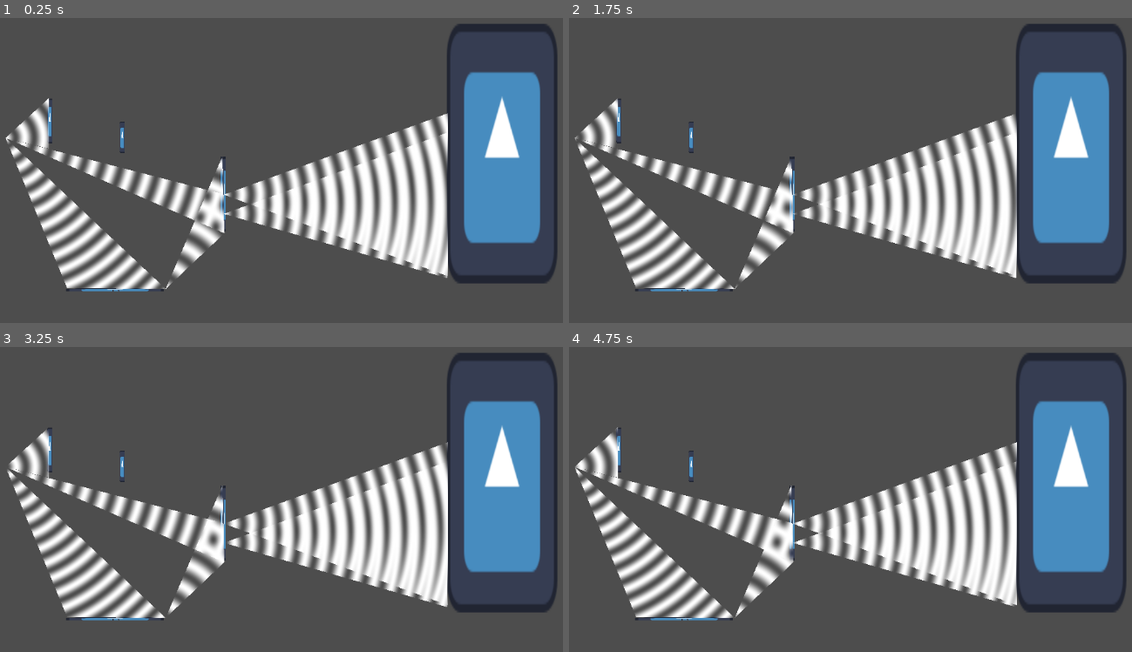
Above: before the commit, frames 1-4 (two rows, left to right).
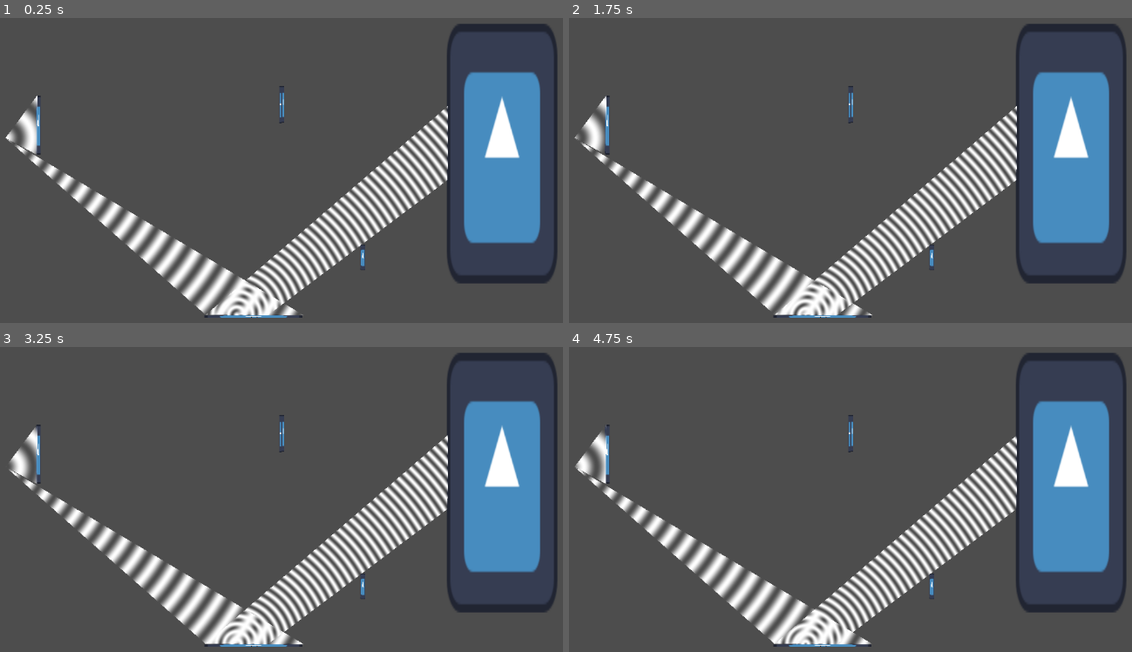
Above: after the commit, the same moments.

Repository: pancholope321/Wave-Mage
Game: Godot game, scene res://Scenes/fightScene.tscn
Same seed, same stepped clock (60 frames per second), same inputs: the game is played once before the commit and once after it. The project has no main scene, so this scene is started directly. The engine's default icon, where the game draws it, is replaced by a stand-in: a white triangle on a blue panel in a dark square.
Inputs:
- Up to frame 1 (0.25 s): no input
- Up to frame 2 (1.75 s): no input
- Up to frame 3 (3.25 s): no input
- Up to frame 4 (4.75 s): no input

The runs differ from the first frame. In frame 1, 22% of the frame differs, in the area x 0-80%, y 22-99%; in frame 2, 22%; in frame 3, 22%; in frame 4, 22%, in the area x 1-80%, y 22-99%.

Commit message:
somefixes

Diff:
--- a/Scenes/fightScene.tscn
+++ b/Scenes/fightScene.tscn
@@ -20,45 +20,45 @@
 position = Vector2(929, 559)
 
 [node name="duplicatePoint1" type="Node2D" parent="."]
-position = Vector2(557, 357)
+position = Vector2(654, 240)
 
 [node name="Sprite2D" type="Sprite2D" parent="duplicatePoint1"]
-position = Vector2(-1.25, 63)
-scale = Vector2(0.0351563, 0.96875)
+position = Vector2(-0.999992, 32)
+scale = Vector2(0.0312499, 0.484375)
 texture = ExtResource("1_d1vt0")
 
 [node name="Sprite2D2" type="Sprite2D" parent="duplicatePoint1"]
-position = Vector2(3.25, 63)
-scale = Vector2(0.0351563, 0.96875)
+position = Vector2(3.25, 31.5)
+scale = Vector2(0.0351563, 0.476563)
 texture = ExtResource("1_d1vt0")
 
 [node name="duplicatePoint2" type="Node2D" parent="duplicatePoint1"]
-position = Vector2(3, 128)
+position = Vector2(1, 64)
 
 [node name="wallPoint3" type="Node2D" parent="."]
-position = Vector2(390, 299)
+position = Vector2(251, 256)
 
 [node name="Sprite2D" type="Sprite2D" parent="wallPoint3"]
-position = Vector2(1.25001, 27)
-scale = Vector2(0.0664061, 0.40625)
+position = Vector2(1.25001, 50)
+scale = Vector2(0.0664061, 0.765625)
 texture = ExtResource("1_d1vt0")
 
 [node name="wallPoint4" type="Node2D" parent="wallPoint3"]
-position = Vector2(-1, 60)
+position = Vector2(-1, 99)
 
 [node name="wallPoint5" type="Node2D" parent="."]
-position = Vector2(270, 261)
+position = Vector2(788, 503)
 
 [node name="Sprite2D" type="Sprite2D" parent="wallPoint5"]
-position = Vector2(1.25001, 38)
-scale = Vector2(0.0664061, 0.578125)
+position = Vector2(1.25001, 22)
+scale = Vector2(0.0664061, 0.328125)
 texture = ExtResource("1_d1vt0")
 
 [node name="wallPoint6" type="Node2D" parent="wallPoint5"]
-position = Vector2(0, 84)
+position = Vector2(0, 44)
 
 [node name="mirrorPoint1" type="Node2D" parent="."]
-position = Vector2(300, 576)
+position = Vector2(529, 620)
 
 [node name="Sprite2D" type="Sprite2D" parent="mirrorPoint1"]
 position = Vector2(79.25, 3.00001)
--- a/Scripts/Game/wave_controller.gd
+++ b/Scripts/Game/wave_controller.gd
@@ -126,51 +126,82 @@
 
 
 func paint_ordered_walls_square(order):
-	var currentStructures=[]
-	var activePower={"distance"=99999999}
-	var currentLines=[]
+	var currentStructures = []
+	var activePower = {"distance": 99999999, "id":-1}
+	var currentLines = []
+	print("this is the order: ",order)
+	# Sort order by distance first to ensure proper processing
 	for element in order:
-		if element["currentPos"]=="startPos":
+		if element["currentPos"] == "startPos":
 			currentStructures.append(element)
-			if element.distance<activePower.distance:
+			if element.distance < activePower.distance:
+				# If there was an active power, create an intermediate end point for it
 				if activePower.has("position"):
-					var newElements=order.filter(func(x): return x.id == activePower.id)
-					var nepos1=newElements[0].position
-					var nepos2=newElements[1].position
-					var neposang1=newElements[0].angle
-					var neposang2=newElements[1].angle
-					var newElementPosition=nepos2+(nepos1-nepos2)*(neposang2-element["angle"])/(neposang2-neposang1)
-					var newdict=activePower.duplicate()
-					newdict.position=newElementPosition
-					newdict.currentPos="endPos"
-					linesDrawn.append(newdict)
-					currentLines.append(newdict)
-				activePower=element
+					var newElements = order.filter(func(x): return x.id == activePower.id)
+					if newElements.size() >= 2:
+						var nepos1 = newElements[0].position
+						var nepos2 = newElements[1].position
+						var dir1=nepos1-nepos2
+						var neposang1 = newElements[0].angle
+						var neposang2 = newElements[1].angle
+						# Use the current element's start_position instead of assuming ray source
+						var ray_source_pos = element["start_position"]
+						#var rayDirection=Vector2(cos(element.angle),sin(element.angle))
+						var rayDirection=element.start_position-element.position
+						var newElementPosition=instersection_pos_dir_pos_dir(ray_source_pos,rayDirection,nepos1,dir1)
+						print("newElementPosition: ",newElementPosition)
+						var newdict = activePower.duplicate()
+						newdict.position = newElementPosition
+						newdict.currentPos = "endPos"
+						newdict.start_position = ray_source_pos  # Use the current element's start position
+						linesDrawn.append(newdict)
+						currentLines.append(newdict)
+				activePower = element
 				linesDrawn.append(element)
 				currentLines.append(element)
 			else:
 				continue
-		elif element["currentPos"]=="endPos":
+
+		elif element["currentPos"] == "endPos":
 			currentStructures = currentStructures.filter(func(x): return x.id != element.id)
-			if activePower.id==element.id:
+
+			if activePower.id == element.id:
 				linesDrawn.append(element)
 				currentLines.append(element)
-				if currentStructures.size()>0:
+
+				if currentStructures.size() > 0:
 					currentStructures.sort_custom(sort_by_distance)
-					activePower=currentStructures[0]
-					var newElements=order.filter(func(x): return x.id == activePower.id)
-					var nepos1=newElements[0].position
-					var nepos2=newElements[1].position
-					var neposang1=newElements[0].angle
-					var neposang2=newElements[1].angle
-					var newElementPosition=nepos2+(nepos1-nepos2)*(neposang2-element["angle"])/(neposang2-neposang1)
-					var newdict=activePower.duplicate()
-					newdict.position=newElementPosition
-					linesDrawn.append(newdict)
-					currentLines.append(newdict)
+					activePower = currentStructures[0]
+
+					var newElements = order.filter(func(x): return x.id == activePower.id)
+					if newElements.size() >= 2:
+						var nepos1 = newElements[0].position
+						var nepos2 = newElements[1].position
+						var dir1=nepos1-nepos2
+						var neposang1 = newElements[0].angle
+						var neposang2 = newElements[1].angle
+						# Use the current element's start_position instead of assuming ray source
+						var ray_source_pos = element["start_position"]
+						#var rayDirection=Vector2(cos(element.angle),sin(element.angle))
+						var rayDirection=ray_source_pos-element.position
+						var newElementPosition=instersection_pos_dir_pos_dir(ray_source_pos,rayDirection,nepos1,dir1)
+						print("nepos1: ",nepos1)
+						print("dir1: ",dir1)
+						print("ray_source_pos: ",ray_source_pos)
+						print("rayDirection: ",rayDirection)
+						print("newElementPosition: ",newElementPosition)
+						print("newElements: ",newElements)
+						print("element: ",element)
+						var newdict = activePower.duplicate()
+						newdict.position = newElementPosition
+						newdict.currentPos = "endPos"
+						newdict.start_position = ray_source_pos  # Use the current element's start position
+						linesDrawn.append(newdict)
+						currentLines.append(newdict)
 				else:
-					activePower={"distance"=99999999}
-	print("currentLines: ",currentLines)
+					activePower = {"distance": 99999999,"id":-1}
+
+	print("currentLines: ", currentLines)
 	setupWavesSquare(currentLines)
 	return currentLines
 
@@ -551,8 +582,227 @@
 		push_error("JSON Parse Error: " + json.get_error_message() + " at line " + str(json.get_error_line()))
 		return null
 	return json.data
+enum betweenDirectionsCase {
+	top,
+	bottom,
+	both_toaching,
+	center,
+	none
+	}
 
 func get_structures_between_directions(start, angle_ray_1, end, angle_ray_2, damage):
+	var start_wave_position = start["position"]
+	var end_wave_position = end["position"]
+	var angle1 = angle_ray_1
+	var angle2 = angle_ray_2
+
+	var order = []
+
+	# Calculate ray directions
+	var ray1_dir = Vector2(cos(angle1), sin(angle1))
+	var ray2_dir = Vector2(cos(angle2), sin(angle2))
+	print("start: ",start)
+	print("ray1_dir ",ray1_dir)
+	print("structures: ", Structures)
+
+	for structure in Structures:
+		if structure.id == start.id:
+			continue
+		var struct_pos=structure.startPos
+		var ypos=start_wave_position.y+ray1_dir.y*(struct_pos.x-start_wave_position.x)/ray1_dir.x
+		var ypos2=end_wave_position.y+ray2_dir.y*(struct_pos.x-end_wave_position.x)/ray2_dir.x
+		var topypos=struct_pos.y>ypos
+		var topypos2=struct_pos.y>ypos2
+
+		var struct_end_pos=structure.endPos
+		var ypos_end=start_wave_position.y+ray1_dir.y*(struct_end_pos.x-start_wave_position.x)/ray1_dir.x
+		var ypos2_end=end_wave_position.y+ray2_dir.y*(struct_end_pos.x-end_wave_position.x)/ray2_dir.x
+		var topypos_end=struct_end_pos.y>ypos_end
+		var topypos2_end=struct_end_pos.y>ypos2_end
+		var crosses_ray1 = (struct_pos.y > ypos) != (struct_end_pos.y > ypos_end)
+		var crosses_ray2 = (struct_pos.y > ypos2) != (struct_end_pos.y > ypos2_end)
+
+		# Check if structure is between both rays (one side above both rays, other side below both rays)
+		var between_rays = (topypos!=topypos2_end)
+		var currentCase=betweenDirectionsCase.none
+		if (crosses_ray1 and crosses_ray2):
+			currentCase=betweenDirectionsCase.both_toaching
+		elif crosses_ray1:
+			currentCase=betweenDirectionsCase.top
+		elif crosses_ray2:
+			currentCase=betweenDirectionsCase.bottom
+		elif between_rays:
+			currentCase=betweenDirectionsCase.center
+		print("---------------------")
+		print("structure: ",structure)
+		print("ypos: ",ypos)
+		print("ypos2: ",ypos2)
+		print("topypos: ",topypos)
+		print("topypos2: ",topypos2)
+		print("ypos_end: ",ypos_end)
+		print("ypos2_end: ",ypos2_end)
+		print("topypos_end: ",topypos_end)
+		print("topypos2_end: ",topypos2_end)
+		print("crosses_ray1: ",crosses_ray1)
+		print("crosses_ray2: ",crosses_ray2)
+		print("between_rays: ",between_rays)
+		print("---------------------")
+		match currentCase:
+			betweenDirectionsCase.both_toaching:
+				var position_struct=Vector2(struct_pos.x,ypos)
+				var start_position=start_wave_position
+				var angle=angle_ray_1
+				var angle_degrees=rad_to_deg(angle)
+				var distance=start_position.distance_to(position_struct)+start.distance
+				var dictOrder = {
+					"start_position": start_position,
+					"position": position_struct,
+					"angle": angle,
+					"angle_degrees": angle_degrees,
+					"distance": distance,
+					"powerName": structure.get("powerName", "unknown"),
+					"currentPos": "startPos",
+					"id": structure["id"],
+					"damage": damage
+				}
+				order.append(dictOrder)
+				var position_struct2=Vector2(struct_end_pos.x,ypos2_end)
+				var start_position2=end_wave_position
+				var angle_2=angle_ray_2
+				var angle_degrees2=rad_to_deg(angle_2)
+				var distance2=start_position2.distance_to(position_struct2)+end.distance
+				var dictOrder2 = {
+					"start_position": start_position2,
+					"position": position_struct2,
+					"angle": angle_2,
+					"angle_degrees": angle_degrees2,
+					"distance": distance2,
+					"powerName": structure.get("powerName", "unknown"),
+					"currentPos": "endPos",
+					"id": structure["id"],
+					"damage": damage
+				}
+				order.append(dictOrder2)
+			betweenDirectionsCase.top:
+				print("topCase")
+				var position_struct=Vector2(struct_pos.x,ypos)
+				var start_position=start_wave_position
+				var angle=angle_ray_1
+				var angle_degrees=rad_to_deg(angle)
+				var distance=start_position.distance_to(position_struct)+start.distance
+				var dictOrder = {
+					"start_position": start_position,
+					"position": position_struct,
+					"angle": angle,
+					"angle_degrees": angle_degrees,
+					"distance": distance,
+					"powerName": structure.get("powerName", "unknown"),
+					"currentPos": "startPos",
+					"id": structure["id"],
+					"damage": damage
+				}
+				order.append(dictOrder)
+				var position_struct2=struct_end_pos
+				var alphaFactor=(struct_end_pos.y-ypos2_end)/(ypos-ypos2_end)
+				var start_position2=end_wave_position+alphaFactor*(start_wave_position-end_wave_position)
+				var angle_2=angle_ray_1+alphaFactor*(angle_ray_2-angle_ray_1)
+				var angle_degrees2=rad_to_deg(angle_2)
+				var distance2=start_position2.distance_to(position_struct2)+end.distance
+				var dictOrder2 = {
+					"start_position": start_position2,
+					"position": position_struct2,
+					"angle": angle_2,
+					"angle_degrees": angle_degrees2,
+					"distance": distance2,
+					"powerName": structure.get("powerName", "unknown"),
+					"currentPos": "endPos",
+					"id": structure["id"],
+					"damage": damage
+				}
+				order.append(dictOrder2)
+			betweenDirectionsCase.bottom:
+				var position_struct=struct_pos
+				var alphaFactor=(struct_pos.y-ypos2_end)/(ypos-ypos2_end)
+				var start_position=end_wave_position+alphaFactor*(start_wave_position-end_wave_position)
+				var angle=angle_ray_2+alphaFactor*(angle_ray_1-angle_ray_2)
+				var angle_degrees=rad_to_deg(angle)
+				var distance=start_position.distance_to(position_struct)+start.distance
+				var dictOrder = {
+					"start_position": start_position,
+					"position": position_struct,
+					"angle": angle,
+					"angle_degrees": angle_degrees,
+					"distance": distance,
+					"powerName": structure.get("powerName", "unknown"),
+					"currentPos": "startPos",
+					"id": structure["id"],
+					"damage": damage
+				}
+				order.append(dictOrder)
+				var position_struct2=Vector2(struct_end_pos.x,ypos2_end)
+				var start_position2=end_wave_position
+				var angle_2=angle_ray_1+alphaFactor*(angle_ray_2-angle_ray_1)
+				var angle_degrees2=rad_to_deg(angle_2)
+				var distance2=start_position2.distance_to(position_struct2)+end.distance
+				var dictOrder2 = {
+					"start_position": start_position2,
+					"position": position_struct2,
+					"angle": angle_2,
+					"angle_degrees": angle_degrees2,
+					"distance": distance2,
+					"powerName": structure.get("powerName", "unknown"),
+					"currentPos": "endPos",
+					"id": structure["id"],
+					"damage": damage
+				}
+				order.append(dictOrder2)
+				print("order appended: ",order)
+			betweenDirectionsCase.center:
+				var position_struct=struct_pos
+				var alphaFactor=(struct_pos.y-ypos2_end)/(ypos-ypos2_end)
+				var start_position=end_wave_position+alphaFactor*(start_wave_position-end_wave_position)
+				var angle=angle_ray_2+alphaFactor*(angle_ray_1-angle_ray_2)
+				var angle_degrees=rad_to_deg(angle)
+				var distance=start_position.distance_to(position_struct)+start.distance
+				var dictOrder = {
+					"start_position": start_position,
+					"position": position_struct,
+					"angle": angle,
+					"angle_degrees": angle_degrees,
+					"distance": distance,
+					"powerName": structure.get("powerName", "unknown"),
+					"currentPos": "startPos",
+					"id": structure["id"],
+					"damage": damage
+				}
+				order.append(dictOrder)
+				var position_struct2=struct_end_pos
+				var alphaFactor2=(struct_end_pos.y-ypos2_end)/(ypos-ypos2_end)
+				var start_position2=end_wave_position+alphaFactor2*(start_wave_position-end_wave_position)
+				var angle_2=angle_ray_1+alphaFactor*(angle_ray_2-angle_ray_1)
+				var angle_degrees2=rad_to_deg(angle_2)
+				var distance2=start_position2.distance_to(position_struct2)+end.distance
+				var dictOrder2 = {
+					"start_position": start_position2,
+					"position": position_struct2,
+					"angle": angle_2,
+					"angle_degrees": angle_degrees2,
+					"distance": distance2,
+					"powerName": structure.get("powerName", "unknown"),
+					"currentPos": "endPos",
+					"id": structure["id"],
+					"damage": damage
+				}
+				order.append(dictOrder2)
+			betweenDirectionsCase.none:
+				continue
+	print("stop")
+	order.sort_custom(sort_by_angle_then_distance)
+	return order
+
+
+
+func get_structures_between_directionsV_1(start, angle_ray_1, end, angle_ray_2, damage):
 	var start_wave_position = start["position"]
 	var end_wave_position = end["position"]
 	var angle1 = angle_ray_1
@@ -789,6 +1039,23 @@
 		return ray_origin + t * ray_dir
 
 	return null
+
+
+func instersection_pos_dir_pos_dir(pos1, dir1, pos2, dir2):
+	# Standard line intersection formula for:
+	# Line1: pos1 + t * dir1
+	# Line2: pos2 + u * dir2
+
+	var cross = dir1.x * dir2.y - dir1.y * dir2.x
+
+	# Check if lines are parallel
+	if abs(cross) < 0.0001:
+		return null
+
+	var diff = pos2 - pos1
+	var t = (diff.x * dir2.y - diff.y * dir2.x) / cross
+
+	return pos1 + t * dir1
 
 func save_json_config(object, path):
 	var user_dir = OS.get_user_data_dir()
--- a/Scripts/Powers/mirror.gd
+++ b/Scripts/Powers/mirror.gd
@@ -11,9 +11,10 @@
 	var end_position=end.position
 	var angle_ray_1= reflect_angle_in_mirror(start_position, end_position, start.angle)
 	var angle_ray_2= reflect_angle_in_mirror(start_position, end_position, end.angle)
-	var order=container.get_structures_between_directions(start,angle_ray_1,end,angle_ray_2,damage)
+	var order=container.get_structures_between_directions(end,angle_ray_2,start,angle_ray_1,damage)
 	print("mirror order: ---------")
 	print(order)
+	print("mirror order: ---------")
 	var beam= await container.paint_ordered_walls_square(order)
 
 	var total_damage=await container.processDamage(beam)
